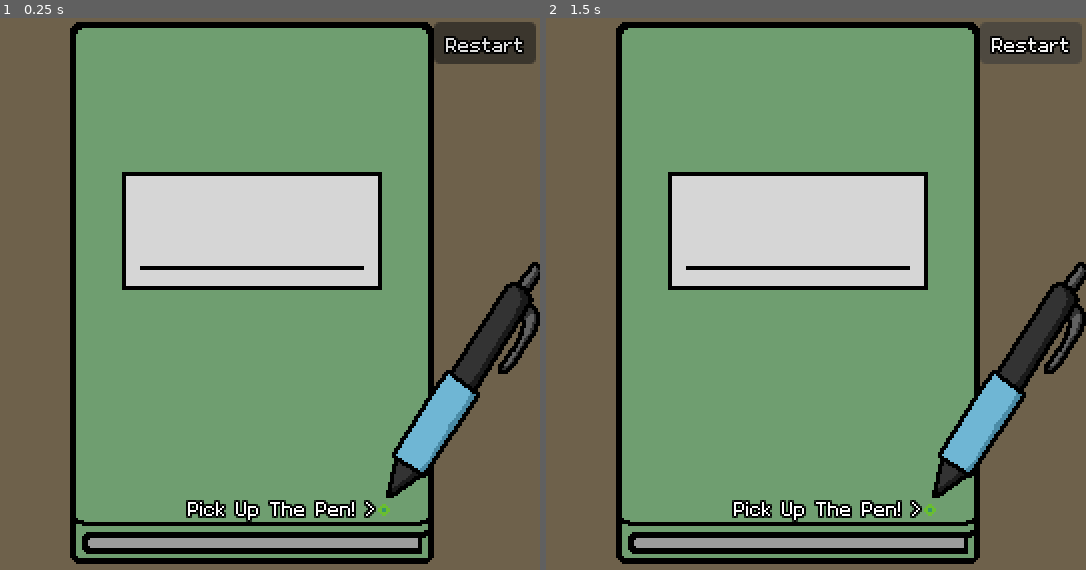
Above: before the commit, frames 1-2 (left to right).
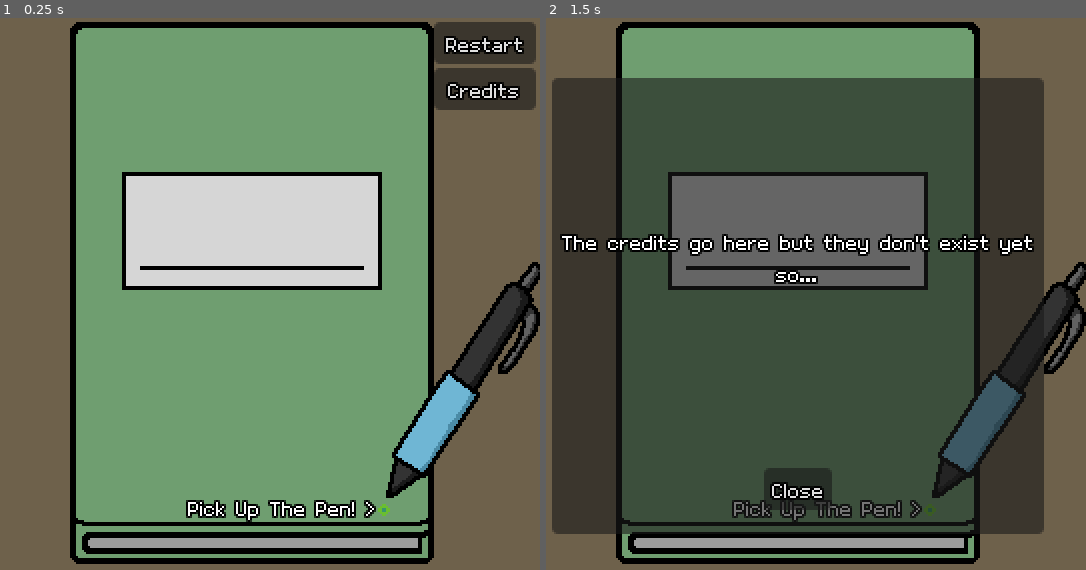
Above: after the commit, the same moments.

Repository: kennethbchen/Bullet-Journal-Game
Game: Godot game, scene res://Intro.tscn
Two runs of this game, one before a commit and one after it. Both use one fixed random seed, a clock stepped at 60 frames per second and the inputs below. This scene is started directly instead of the project's main scene. The engine's default icon, where the game draws it, is replaced by a stand-in: a white triangle on a blue panel in a dark square.
Inputs (mouse positions are in pixels of both pictures, inside the frame that each line leads up to):
- Up to frame 1 (0.25 s): no input
- Up to frame 2 (1.5 s): click (1032, 89) at 0.5 s, where only the run after the commit has a clickable "Credits"; click (1032, 45) at 1.25 s, where only the run before the commit has a clickable "Restart"

The runs differ from the first frame. In frame 1, 1.4% of the frame differs, in the area x 80-100%, y 9-17%; in frame 2, 71%, in the area x 1-100%, y 0-94%.

Commit message:
Moved credits to the intro screen

Diff:
--- a/Intro.tscn
+++ b/Intro.tscn
@@ -14,6 +14,50 @@
 script = ExtResource("1_b6rwu")
 next_scene = ExtResource("2_h8as7")
 metadata/_edit_vertical_guides_ = [1.0]
+
+[node name="CreditsUI" type="CanvasLayer" parent="."]
+
+[node name="Credits" type="Control" parent="CreditsUI"]
+layout_mode = 3
+anchors_preset = 15
+anchor_right = 1.0
+anchor_bottom = 1.0
+grow_horizontal = 2
+grow_vertical = 2
+
+[node name="Panel" type="Panel" parent="CreditsUI/Credits"]
+layout_mode = 1
+anchors_preset = 15
+anchor_right = 1.0
+anchor_bottom = 1.0
+offset_left = 21.0
+offset_top = 30.0
+offset_right = -21.0
+offset_bottom = -30.0
+grow_horizontal = 2
+grow_vertical = 2
+
+[node name="VBoxContainer" type="VBoxContainer" parent="CreditsUI/Credits/Panel"]
+layout_mode = 1
+anchors_preset = 15
+anchor_right = 1.0
+anchor_bottom = 1.0
+grow_horizontal = 2
+grow_vertical = 2
+
+[node name="Label" type="Label" parent="CreditsUI/Credits/Panel/VBoxContainer"]
+layout_mode = 2
+size_flags_vertical = 6
+size_flags_stretch_ratio = 4.0
+text = "The credits go here but they don't exist yet so..."
+horizontal_alignment = 1
+autowrap_mode = 3
+
+[node name="CloseCreditsButton" type="Button" parent="CreditsUI/Credits/Panel/VBoxContainer"]
+layout_mode = 2
+size_flags_horizontal = 4
+size_flags_vertical = 6
+text = "Close"
 
 [node name="ResultsUI" type="CanvasLayer" parent="."]
 layer = 2
@@ -114,6 +158,17 @@
 grow_horizontal = 0
 text = "Restart"
 
+[node name="CreditsButton" type="Button" parent="GameUI"]
+anchors_preset = 1
+anchor_left = 1.0
+anchor_right = 1.0
+offset_left = -53.0
+offset_top = 25.0
+offset_right = -2.0
+offset_bottom = 46.0
+grow_horizontal = 0
+text = "Credits"
+
 [node name="ControlsLabel" type="Label" parent="GameUI"]
 offset_left = 71.0
 offset_top = 11.0
@@ -169,9 +224,11 @@
 metadata/_edit_lock_ = true
 
 [connection signal="game_ended" from="." to="Player" method="_on_game_ended"]
+[connection signal="pressed" from="CreditsUI/Credits/Panel/VBoxContainer/CloseCreditsButton" to="." method="_on_close_credits_button_pressed"]
 [connection signal="pressed" from="ResultsUI/ResultsPanel/VBoxContainer/RestartLevelButton" to="." method="_on_restart_button_pressed"]
 [connection signal="pressed" from="ResultsUI/ResultsPanel/VBoxContainer/NextButton" to="." method="_on_next_button_pressed"]
 [connection signal="pressed" from="GameUI/DoneButton" to="." method="_on_done_button_pressed"]
 [connection signal="pressed" from="GameUI/RestartButton" to="." method="_on_restart_button_pressed"]
+[connection signal="pressed" from="GameUI/CreditsButton" to="." method="_on_credits_button_pressed"]
 [connection signal="line_drawn" from="Player" to="." method="_on_line_drawn"]
 [connection signal="pen_grabbed" from="Player" to="." method="_on_pen_grabbed"]
--- a/Scripts/Intro.gd
+++ b/Scripts/Intro.gd
@@ -4,6 +4,8 @@
 
 @onready var results_ui: CanvasLayer = $ResultsUI
 @onready var main_ui: CanvasLayer = $GameUI
+@onready var credits_ui: CanvasLayer = $CreditsUI
+
 @onready var controls_label: Label = $GameUI/ControlsLabel
 @onready var done_label: Label = $GameUI/DoneLabel
 @onready var done_button: Button = $GameUI/DoneButton
@@ -13,6 +15,7 @@
 func _ready():
 	results_ui.hide()
 	main_ui.show()
+	credits_ui.hide()
 
 	controls_label.hide()
 	done_label.hide()
@@ -25,8 +28,17 @@
 func _on_done_button_pressed():
 	results_ui.show()
 	main_ui.hide()
+	credits_ui.hide()
 
 	game_ended.emit()
+
+func _on_credits_button_pressed():
+	credits_ui.show()
+	main_ui.hide()
+
+func _on_close_credits_button_pressed():
+	credits_ui.hide()
+	main_ui.show()
 
 func _on_restart_button_pressed():
 	get_tree().reload_current_scene()
